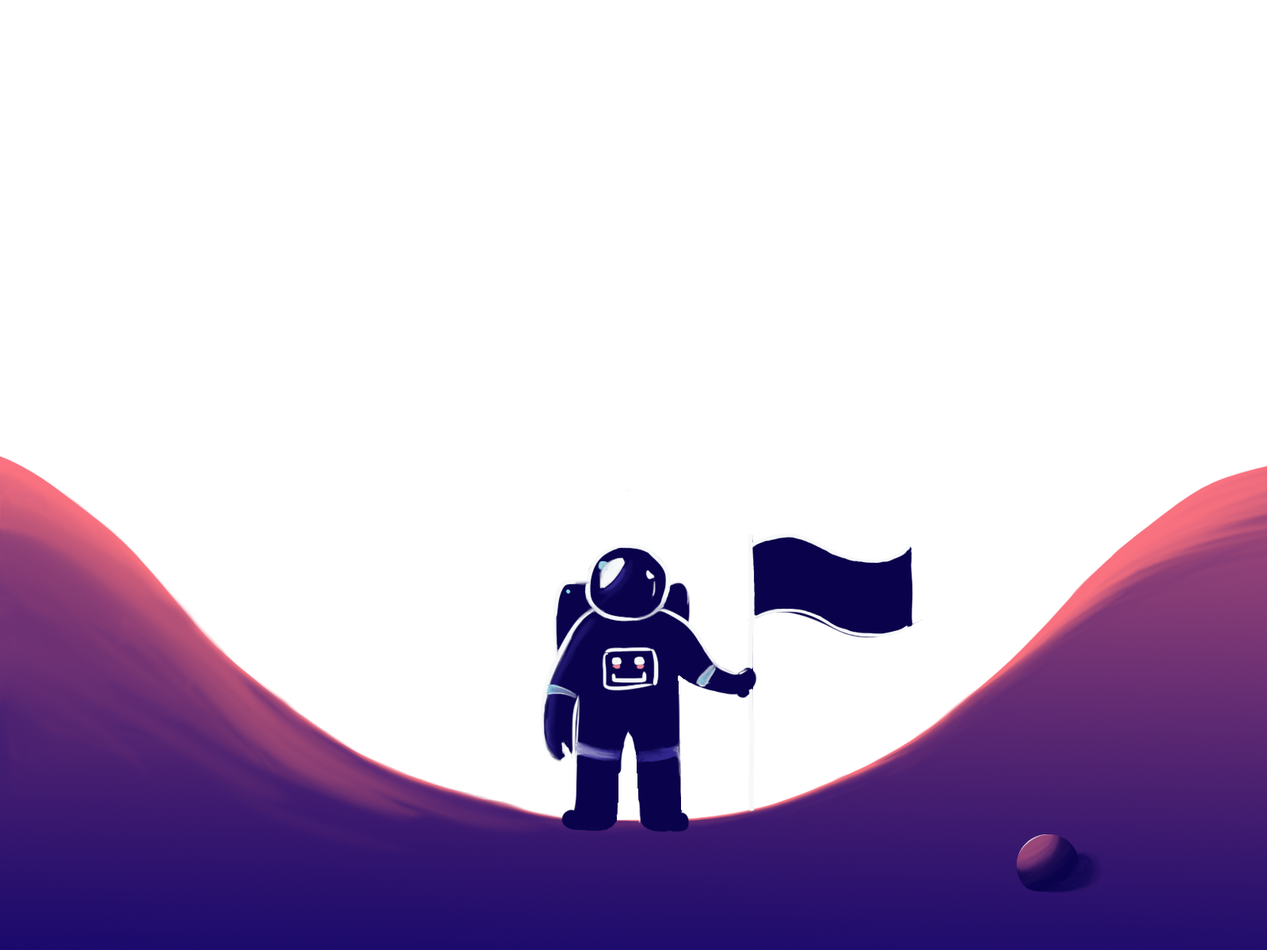
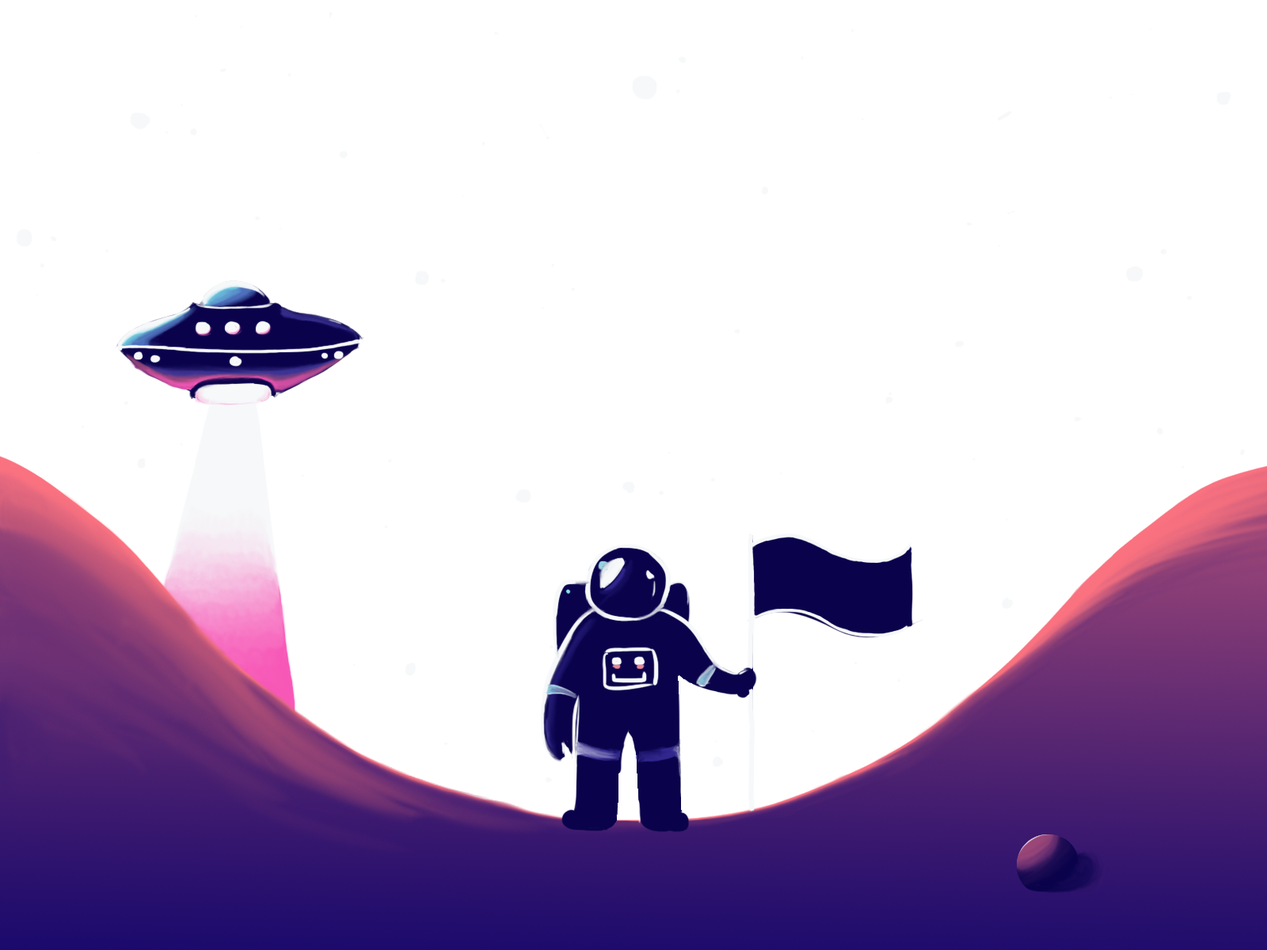
Layers edited between the first and the second 1267 x 950 image:
painted on "Calque 4 - étoiles" over [16, 11, 1245, 783]
moved "Calque 3 - soucoupe" below "Forme 1", painted on it over [114, 280, 365, 713]
